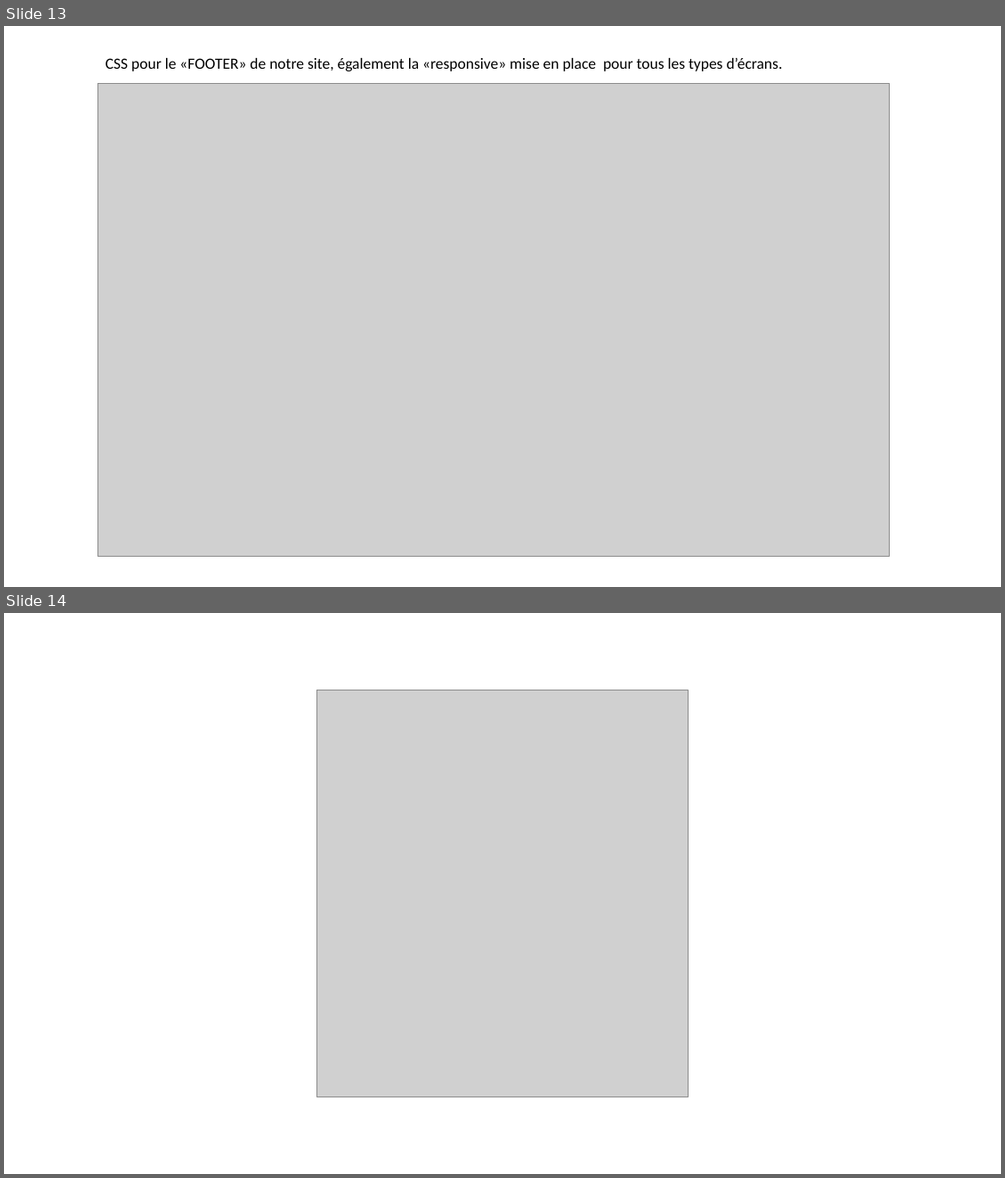
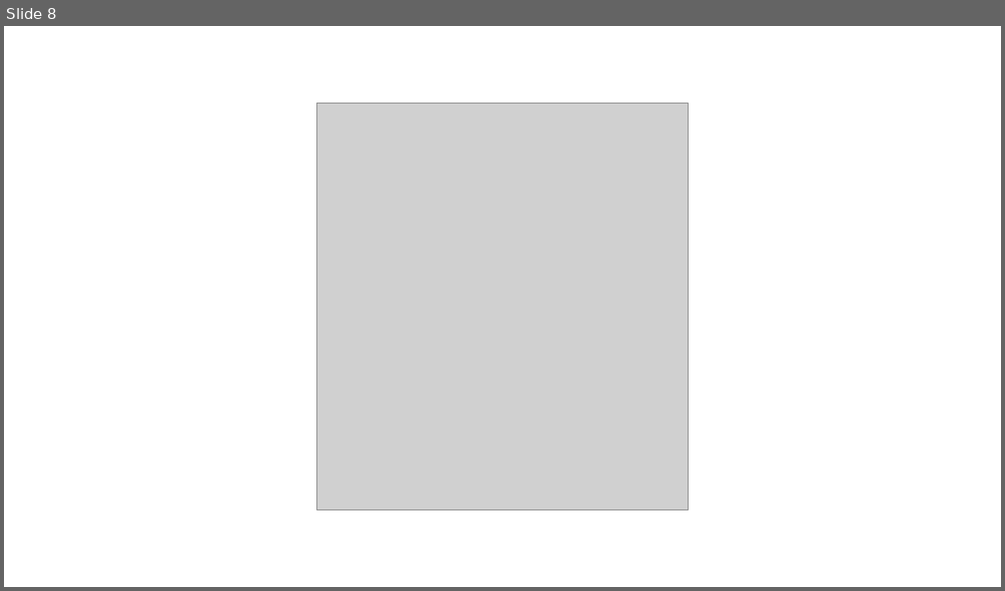
Before and after one commit to SergeMiro/sergiyMirochnyk_2_30032021, a slide deck: PRESENTATION-SergiyMirochnyk-_2_30032021.pptx. Shown one above the other, each under a label of ours: slides 13 and 14 before the commit, slide 8 after it. The pictures are 1005x1178 and 1005x591 pixels, drawn with LibreOffice and Linux fonts; fonts in the diff are those of the drawing; grey boxes stand for pictures. Boxes give left, top, right and bottom in pixels: in the first picture for what was removed or moved away, otherwise in the second. Text is boxed around its words. In the diff, an @@ line names an element or a change of style, - is before the commit and + after.

```diff
--- a/PRESENTATION-SergiyMirochnyk-_2_30032021.pptx
+++ b/PRESENTATION-SergiyMirochnyk-_2_30032021.pptx
@@ slide 13 removed at (4, 26, 1001, 587), background #FFFFFF @@
@@ title removed at (105, 58, 783, 71) @@
-CSS pour le «FOOTER» de notre site, également la «responsive» mise en place pour tous les types d’écrans.
@@ picture removed at (98, 84, 890, 556) @@
@@ what was slide 14 is now slide 8 @@
```
Also in this commit, not shown: 1 slide changed, 6 slides added, 11 other slides removed, 3 other files.
